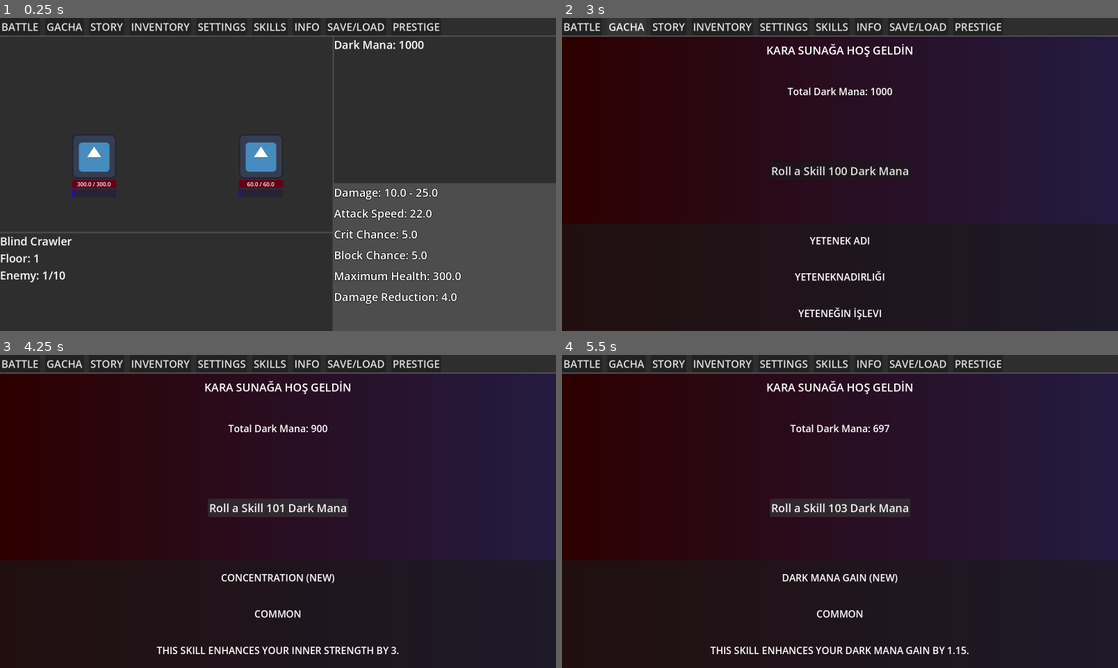
Above: before the commit, frames 1-4 (two rows, left to right).
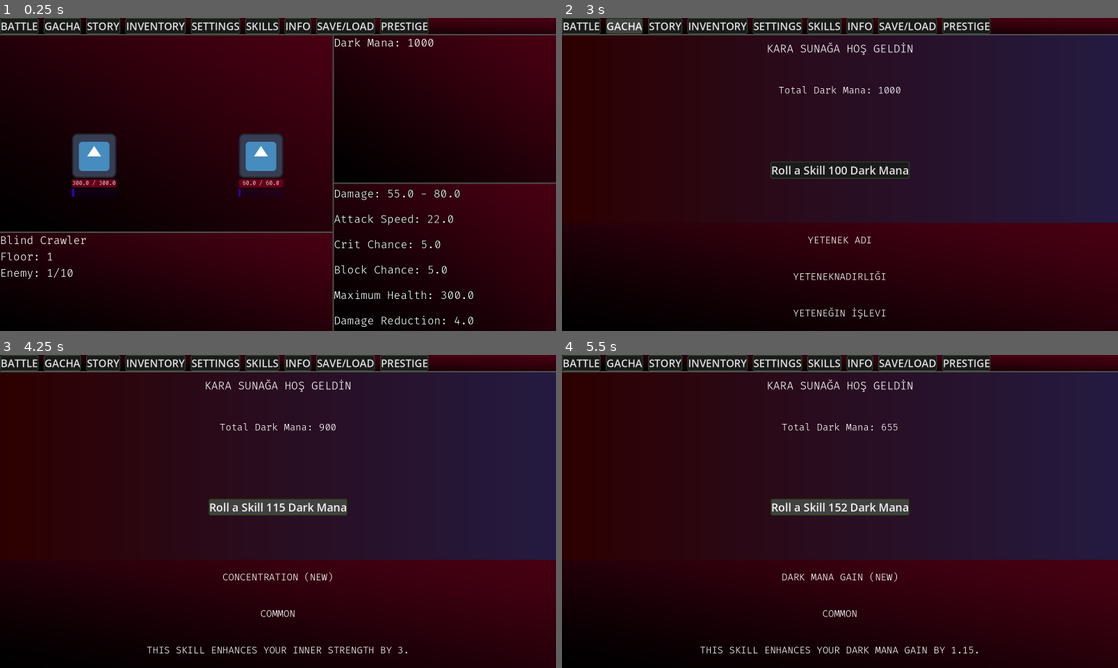
Above: after the commit, the same moments.

Repository: KeremArdaK/idling_to_cultivate
Game: Godot game, scene res://Scenes/master_scene.tscn
Two runs of this game, one before a commit and one after it. Both use one fixed random seed, a clock stepped at 60 frames per second and the inputs below. Before the commit the project has no main scene; this scene is started directly in both runs. The engine's default icon, where the game draws it, is replaced by a stand-in: a white triangle on a blue panel in a dark square.
Inputs:
- Up to frame 1 (0.25 s): no input
- Up to frame 2 (3 s): click "STORY" at 0.5 s; click "STORY" at 1.25 s; click "BATTLE" at 2 s; click "GACHA" at 2.75 s
- Up to frame 3 (4.25 s): click "Roll a Skill 100 Dark Mana" at 3.5 s
- Up to frame 4 (5.5 s): click "Roll a Skill 101 Dark Mana" (after the commit: "Roll a Skill 115 Dark Mana") at 4.25 s; click "Roll a Skill 102 Dark Mana" (after the commit: "Roll a Skill 132 Dark Mana") at 5 s

The runs differ from the first frame. In frame 1, 95% of the frame differs, in the area x 0-100%, y 0-100%; in frame 2, 18%; in frame 3, 19%; in frame 4, 19%.

Commit message:
Theme added

Diff:
--- a/Globals/globals.gd
+++ b/Globals/globals.gd
@@ -40,11 +40,11 @@
 		outer_str *= skill.outer_strength_mult
 		bamt *= skill.toughness_mult
 		dark_mana_gain_multiplier *= skill.dark_mana_gain_mult
-	min_damage = 5.0 + (inner_str * 0.5)
+	min_damage = 50.0 + (inner_str * 0.5)
 	attack_speed = 20.0 + (inner_str * 0.2)
 	crit_chance = clamp(inner_str * 0.5, 0.0, 100.0)
 
-	max_damage = 10.0 + (outer_str * 1.5)
+	max_damage = 10.0 + (outer_str * 1.5) + min_damage
 	block_chance = clamp(outer_str * 0.5, 0.0, 75.0)
 
 	max_hp = 100.0 + (outer_str * 5.0) + (bamt * 15.0)
--- a/Scenes/battlescene.gd
+++ b/Scenes/battlescene.gd
@@ -7,12 +7,12 @@
 @onready var label_dark_mana = $HBoxContainer/RightSide/RightTopPanel/VBoxContainer/DarkManaLabel
 @onready var arena_box = $HBoxContainer/LeftSide/LeftTopPanel/HBoxContainer
 @onready var label_name_enemy = $HBoxContainer/LeftSide/LeftBottomPanel/VBoxContainer/EnemyNameLabel
-@onready var lbl_dmg = $HBoxContainer/RightSide/RightBottomPanel/VBoxContainer/Lbl_Damage
-@onready var lbl_speed = $HBoxContainer/RightSide/RightBottomPanel/VBoxContainer/Lbl_AS
-@onready var lbl_crit = $HBoxContainer/RightSide/RightBottomPanel/VBoxContainer/Lbl_Crit
-@onready var lbl_block = $HBoxContainer/RightSide/RightBottomPanel/VBoxContainer/Lbl_Block
-@onready var lbl_hp = $HBoxContainer/RightSide/RightBottomPanel/VBoxContainer/Lbl_HP
-@onready var lbl_dr = $HBoxContainer/RightSide/RightBottomPanel/VBoxContainer/Lbl_DR
+@onready var lbl_dmg = $HBoxContainer/RightSide/RightBottomPanel/PanelContainer/VBoxContainer/Lbl_Damage
+@onready var lbl_speed = $HBoxContainer/RightSide/RightBottomPanel/PanelContainer/VBoxContainer/Lbl_AS
+@onready var lbl_crit = $HBoxContainer/RightSide/RightBottomPanel/PanelContainer/VBoxContainer/Lbl_Crit
+@onready var lbl_block =$HBoxContainer/RightSide/RightBottomPanel/PanelContainer/VBoxContainer/Lbl_Block
+@onready var lbl_hp = $HBoxContainer/RightSide/RightBottomPanel/PanelContainer/VBoxContainer/Lbl_HP
+@onready var lbl_dr = $HBoxContainer/RightSide/RightBottomPanel/PanelContainer/VBoxContainer/Lbl_DR
 
 #boss isimlerini oluşturmak için gereken değişkenler:
 var boss_first_name = ["Abyssal","Umbral","Hollow","Cursed","Veiled","Crimson","Shattered","Relentless","Ironbound","Feral","Primordial","Forsaken","Ethereal","Arcane"]
@@ -29,6 +29,7 @@
 var atb_max: float = 100.0
 
 var enemies_defeated: int = 0
+var total_enemies_defeated: int = 0
 const ENEMIES_PER_FLOOR: int = 10
 var shake_strength : float = 0.0
 
@@ -99,6 +100,9 @@
 
 func _process(delta: float) -> void:
 	update_stats_ui()
+
+	player_entity.max_hp = Globals.max_hp
+
 	#kamera sarsıntısı eklencek
 	if shake_strength > 0:
 		arena_box.position = original_arena_pos + Vector2(randf_range(-shake_strength, shake_strength), randf_range(-shake_strength, shake_strength))
@@ -107,6 +111,7 @@
 		arena_box.position = original_arena_pos
 	if is_combat_paused:
 		return
+
 	if player_entity.current_hp <= player_entity.max_hp:
 		player_entity.current_hp += Globals.hp_regen * delta
 
@@ -183,9 +188,10 @@
 		elif defender == enemy_entity:
 			print("DÜŞMAN ÖLDÜ!")
 			enemies_defeated += 1
-			var earned_mana = enemies_defeated + 1
-			Globals.total_dark_mana += earned_mana
-			print("Toplam Kara Mana:", Globals.total_dark_mana, "| Kazanılan Mana:", earned_mana)
+			total_enemies_defeated += 1
+			var earned_mana = total_enemies_defeated + 1
+			Globals.total_dark_mana += round(earned_mana * Globals.dark_mana_gain_multiplier)
+			print("Toplam Kara Mana:", Globals.total_dark_mana, "| Kazanılan Mana:", str(round(earned_mana * Globals.dark_mana_gain_multiplier)))
 
 			if enemies_defeated > ENEMIES_PER_FLOOR - 1:
 				Globals.current_floor += 1
--- a/Scenes/battlescene.tscn
+++ b/Scenes/battlescene.tscn
@@ -78,5 +78,8 @@
 layout_mode = 2
 size_flags_vertical = 3
 
-[node name="VBoxContainer" type="VBoxContainer" parent="HBoxContainer/RightSide/RightBottomPanel" unique_id=1433928653]
+[node name="PanelContainer" type="PanelContainer" parent="HBoxContainer/RightSide/RightBottomPanel" unique_id=1053352033]
 layout_mode = 2
+
+[node name="VBoxContainer" type="VBoxContainer" parent="HBoxContainer/RightSide/RightBottomPanel/PanelContainer" unique_id=1433928653]
+layout_mode = 2
--- a/Scenes/gacha_scene.gd
+++ b/Scenes/gacha_scene.gd
@@ -53,7 +53,7 @@
 		Globals.total_dark_mana -= roll_cost
 		perform_roll()
 
-		roll_cost = round(roll_cost * 1.01)
+		roll_cost = round(roll_cost * 1.15)
 		update_ui()
 
 
--- a/Scenes/master_scene.tscn
+++ b/Scenes/master_scene.tscn
@@ -1,6 +1,7 @@
 [gd_scene format=3 uid="uid://bjs2lhi1xm34d"]
 
 [ext_resource type="PackedScene" uid="uid://bt1sw4td63udd" path="res://Scenes/battlescene.tscn" id="1_hytem"]
+[ext_resource type="Theme" uid="uid://bj5rokak5d6t1" path="res://UI Theme/itoctheme.tres" id="1_j1osf"]
 [ext_resource type="Script" uid="uid://ccr3thq6of6cp" path="res://Scenes/master_scene.gd" id="1_mgffv"]
 [ext_resource type="PackedScene" uid="uid://dk44fsbk7vwyi" path="res://Scenes/gacha_scene.tscn" id="3_mgffv"]
 [ext_resource type="Script" uid="uid://dyru3tq8k0yr5" path="res://Scenes/inventory_scene.gd" id="4_kkgem"]
@@ -13,6 +14,7 @@
 anchor_bottom = 1.0
 grow_horizontal = 2
 grow_vertical = 2
+theme = ExtResource("1_j1osf")
 script = ExtResource("1_mgffv")
 
 [node name="MainVBox" type="VBoxContainer" parent="." unique_id=338501794]
@@ -88,50 +90,54 @@
 theme_override_font_sizes/font_size = 32
 text = "enemyname"
 
-[node name="VBoxContainer" parent="MainVBox/MarginContainer/BattleScene/HBoxContainer/RightSide/RightBottomPanel" parent_id_path=PackedInt32Array(1601488368, 1854535572) index="0" unique_id=1433928653]
+[node name="PanelContainer" parent="MainVBox/MarginContainer/BattleScene/HBoxContainer/RightSide/RightBottomPanel" parent_id_path=PackedInt32Array(1601488368, 1854535572) index="0" unique_id=1053352033]
+size_flags_horizontal = 3
+size_flags_vertical = 3
+
+[node name="VBoxContainer" parent="MainVBox/MarginContainer/BattleScene/HBoxContainer/RightSide/RightBottomPanel/PanelContainer" index="0" unique_id=1433928653]
 theme_override_constants/separation = 15
 
-[node name="Lbl_Damage" type="Label" parent="MainVBox/MarginContainer/BattleScene/HBoxContainer/RightSide/RightBottomPanel/VBoxContainer" index="0" unique_id=371657762]
-layout_mode = 2
-size_flags_vertical = 6
-theme_override_constants/line_spacing = 10
-theme_override_constants/outline_size = 5
-theme_override_font_sizes/font_size = 32
-text = "STRENGTH"
-
-[node name="Lbl_AS" type="Label" parent="MainVBox/MarginContainer/BattleScene/HBoxContainer/RightSide/RightBottomPanel/VBoxContainer" index="1" unique_id=2061666674]
-layout_mode = 2
-size_flags_vertical = 6
-theme_override_constants/line_spacing = 10
-theme_override_constants/outline_size = 5
-theme_override_font_sizes/font_size = 32
-text = "STRENGTH"
-
-[node name="Lbl_Crit" type="Label" parent="MainVBox/MarginContainer/BattleScene/HBoxContainer/RightSide/RightBottomPanel/VBoxContainer" index="2" unique_id=384166447]
-layout_mode = 2
-size_flags_vertical = 6
-theme_override_constants/line_spacing = 10
-theme_override_constants/outline_size = 5
-theme_override_font_sizes/font_size = 32
-text = "STRENGTH"
-
-[node name="Lbl_Block" type="Label" parent="MainVBox/MarginContainer/BattleScene/HBoxContainer/RightSide/RightBottomPanel/VBoxContainer" index="3" unique_id=937319778]
-layout_mode = 2
-size_flags_vertical = 6
-theme_override_constants/line_spacing = 10
-theme_override_constants/outline_size = 5
-theme_override_font_sizes/font_size = 32
-text = "STRENGTH"
-
-[node name="Lbl_HP" type="Label" parent="MainVBox/MarginContainer/BattleScene/HBoxContainer/RightSide/RightBottomPanel/VBoxContainer" index="4" unique_id=710902093]
-layout_mode = 2
-size_flags_vertical = 6
-theme_override_constants/line_spacing = 10
-theme_override_constants/outline_size = 5
-theme_override_font_sizes/font_size = 32
-text = "STRENGTH"
-
-[node name="Lbl_DR" type="Label" parent="MainVBox/MarginContainer/BattleScene/HBoxContainer/RightSide/RightBottomPanel/VBoxContainer" index="5" unique_id=1136572678]
+[node name="Lbl_Damage" type="Label" parent="MainVBox/MarginContainer/BattleScene/HBoxContainer/RightSide/RightBottomPanel/PanelContainer/VBoxContainer" index="0" unique_id=371657762]
+layout_mode = 2
+size_flags_vertical = 6
+theme_override_constants/line_spacing = 10
+theme_override_constants/outline_size = 5
+theme_override_font_sizes/font_size = 32
+text = "STRENGTH"
+
+[node name="Lbl_AS" type="Label" parent="MainVBox/MarginContainer/BattleScene/HBoxContainer/RightSide/RightBottomPanel/PanelContainer/VBoxContainer" index="1" unique_id=2061666674]
+layout_mode = 2
+size_flags_vertical = 6
+theme_override_constants/line_spacing = 10
+theme_override_constants/outline_size = 5
+theme_override_font_sizes/font_size = 32
+text = "STRENGTH"
+
+[node name="Lbl_Crit" type="Label" parent="MainVBox/MarginContainer/BattleScene/HBoxContainer/RightSide/RightBottomPanel/PanelContainer/VBoxContainer" index="2" unique_id=384166447]
+layout_mode = 2
+size_flags_vertical = 6
+theme_override_constants/line_spacing = 10
+theme_override_constants/outline_size = 5
+theme_override_font_sizes/font_size = 32
+text = "STRENGTH"
+
+[node name="Lbl_Block" type="Label" parent="MainVBox/MarginContainer/BattleScene/HBoxContainer/RightSide/RightBottomPanel/PanelContainer/VBoxContainer" index="3" unique_id=937319778]
+layout_mode = 2
+size_flags_vertical = 6
+theme_override_constants/line_spacing = 10
+theme_override_constants/outline_size = 5
+theme_override_font_sizes/font_size = 32
+text = "STRENGTH"
+
+[node name="Lbl_HP" type="Label" parent="MainVBox/MarginContainer/BattleScene/HBoxContainer/RightSide/RightBottomPanel/PanelContainer/VBoxContainer" index="4" unique_id=710902093]
+layout_mode = 2
+size_flags_vertical = 6
+theme_override_constants/line_spacing = 10
+theme_override_constants/outline_size = 5
+theme_override_font_sizes/font_size = 32
+text = "STRENGTH"
+
+[node name="Lbl_DR" type="Label" parent="MainVBox/MarginContainer/BattleScene/HBoxContainer/RightSide/RightBottomPanel/PanelContainer/VBoxContainer" index="5" unique_id=1136572678]
 layout_mode = 2
 size_flags_vertical = 6
 theme_override_constants/line_spacing = 10
--- /dev/null
+++ b/UI Theme/itoctheme.tres
@@ -0,0 +1,71 @@
+[gd_resource type="Theme" format=3 uid="uid://bj5rokak5d6t1"]
+
+[ext_resource type="FontFile" uid="uid://dnieky78w11q3" path="res://UI Theme/FiraCode-VariableFont_wght.ttf" id="1_c3nvu"]
+
+[sub_resource type="StyleBoxFlat" id="StyleBoxFlat_c3nvu"]
+bg_color = Color(0.07058824, 0.07058824, 0.07058824, 1)
+border_width_left = 2
+border_width_top = 2
+border_width_right = 2
+border_width_bottom = 2
+border_color = Color(0.1882353, 0.3019608, 0.1882353, 1)
+corner_radius_top_left = 5
+corner_radius_top_right = 5
+corner_radius_bottom_right = 5
+corner_radius_bottom_left = 5
+
+[sub_resource type="StyleBoxFlat" id="StyleBoxFlat_fl6hx"]
+bg_color = Color(0.25565878, 0.2556588, 0.2556587, 1)
+border_width_left = 2
+border_width_top = 2
+border_width_right = 2
+border_width_bottom = 2
+border_color = Color(0.11138939, 0.2169852, 0.00029188895, 1)
+corner_radius_top_left = 5
+corner_radius_top_right = 5
+corner_radius_bottom_right = 5
+corner_radius_bottom_left = 5
+
+[sub_resource type="StyleBoxFlat" id="StyleBoxFlat_ws7bd"]
+bg_color = Color(0.101960786, 0.101960786, 0.101960786, 1)
+border_width_left = 2
+border_width_top = 2
+border_width_right = 2
+border_width_bottom = 2
+border_color = Color(0.18880609, 0.3000523, 0.18891016, 1)
+corner_radius_top_left = 5
+corner_radius_top_right = 5
+corner_radius_bottom_right = 5
+corner_radius_bottom_left = 5
+
+[sub_resource type="StyleBoxFlat" id="StyleBoxFlat_k2gfx"]
+bg_color = Color(0.2509804, 0.2509804, 0.2509804, 1)
+border_width_left = 2
+border_width_top = 2
+border_width_right = 2
+border_width_bottom = 2
+corner_radius_top_left = 5
+corner_radius_top_right = 5
+corner_radius_bottom_right = 5
+corner_radius_bottom_left = 5
+
+[sub_resource type="Gradient" id="Gradient_c3nvu"]
+interpolation_mode = 2
+colors = PackedColorArray(0.2789577, 0, 0.0717938, 1, 0, 0, 0, 1)
+
+[sub_resource type="GradientTexture2D" id="GradientTexture2D_fl6hx"]
+gradient = SubResource("Gradient_c3nvu")
+fill_from = Vector2(2, 1)
+fill_to = Vector2(1, 2)
+
+[sub_resource type="StyleBoxTexture" id="StyleBoxTexture_ws7bd"]
+texture = SubResource("GradientTexture2D_fl6hx")
+
+[resource]
+Button/styles/disabled = SubResource("StyleBoxFlat_c3nvu")
+Button/styles/hover = SubResource("StyleBoxFlat_fl6hx")
+Button/styles/normal = SubResource("StyleBoxFlat_ws7bd")
+Button/styles/pressed = SubResource("StyleBoxFlat_k2gfx")
+Label/font_sizes/font_size = 16
+Label/fonts/font = ExtResource("1_c3nvu")
+PanelContainer/styles/panel = SubResource("StyleBoxTexture_ws7bd")
--- a/project.godot
+++ b/project.godot
@@ -11,6 +11,7 @@
 [application]
 
 config/name="IdlingToCultivate"
+run/main_scene="uid://bjs2lhi1xm34d"
 config/features=PackedStringArray("4.6", "GL Compatibility")
 config/icon="res://icon.svg"
 
Binary file added: UI Theme/FiraCode-VariableFont_wght.ttf
Not shown, added: UI Theme/FiraCode-VariableFont_wght.ttf.import
Binary file added: UI Theme/Monospace.ttf
Not shown, added: UI Theme/Monospace.ttf.import
Not shown, added: export_presets.cfg
Not shown, added: Exe file/IdlingToCultivate.console.exe
Not shown, added: Exe file/IdlingToCultivate.exe
Not shown, added: Exe file/IdlingToCultivate.pck
